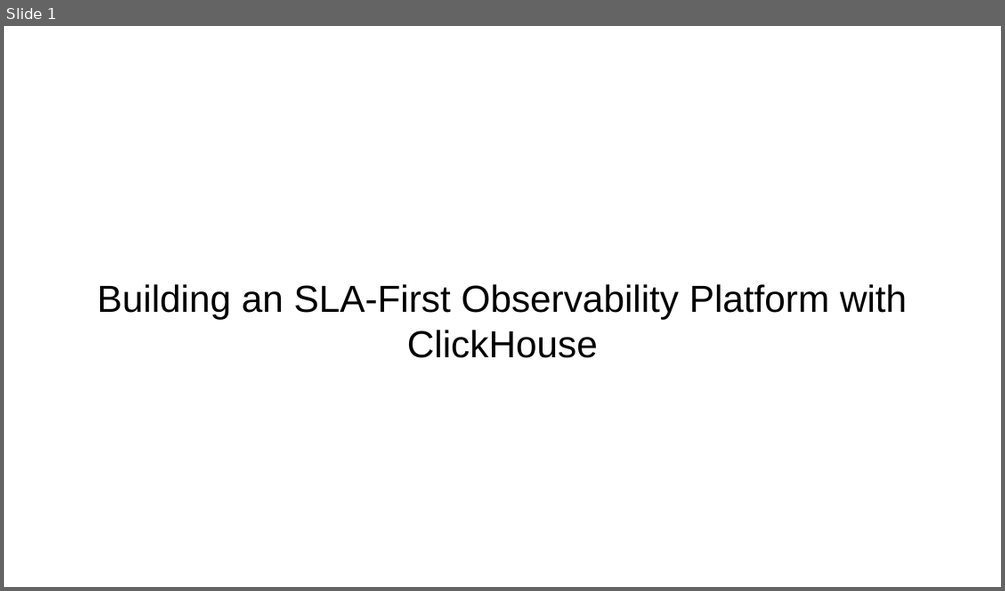
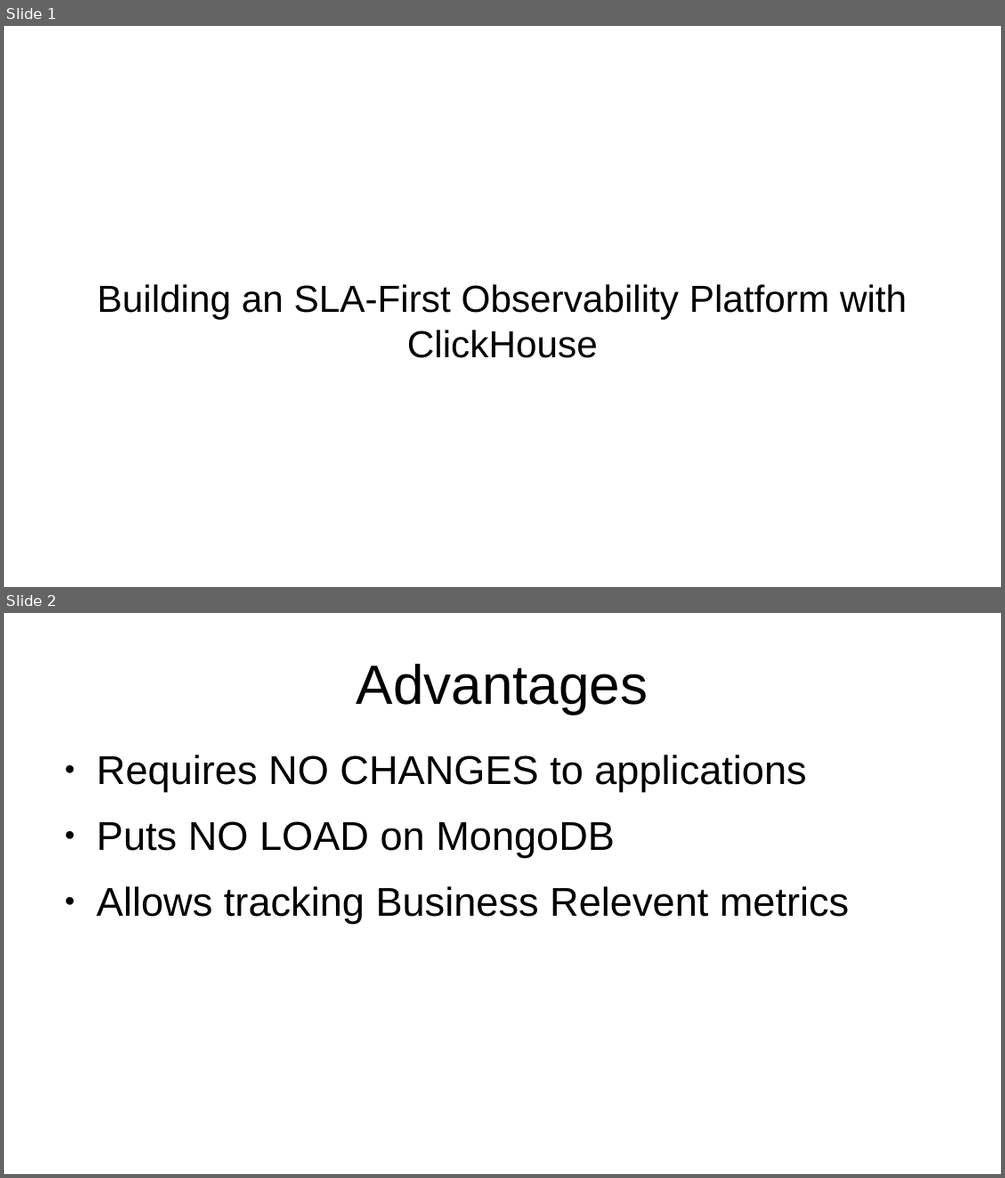
Before and after one commit to usekarma/aws-iac, a slide deck: components/clickhouse/demo/demo.odp. Shown one above the other, each under a label of ours: slide 1 before the commit, slides 1 and 2 after it. The pictures are 1005x591 and 1005x1178 pixels, drawn with LibreOffice and Linux fonts; fonts in the diff are those of the drawing. Boxes give left, top, right and bottom in pixels: in the first picture for what was removed or moved away, otherwise in the second. Text is boxed around its words. In the diff, an @@ line names an element or a change of style, - is before the commit and + after.

Commit message:
Updating slideshow

```diff
--- a/components/clickhouse/demo/demo.odp
+++ b/components/clickhouse/demo/demo.odp
@@ slide 2 added at [4,613,1001,1174], background #FFFFFF @@
@@ title added at [356,664,648,714], 44 pt, text #000000 @@
+Advantages
@@ text added at [97,755,849,924], 32 pt, text #000000 @@
+● Requires NO CHANGES to applications
+● Puts NO LOAD on MongoDB
+● Allows tracking Business Relevent metrics
```
